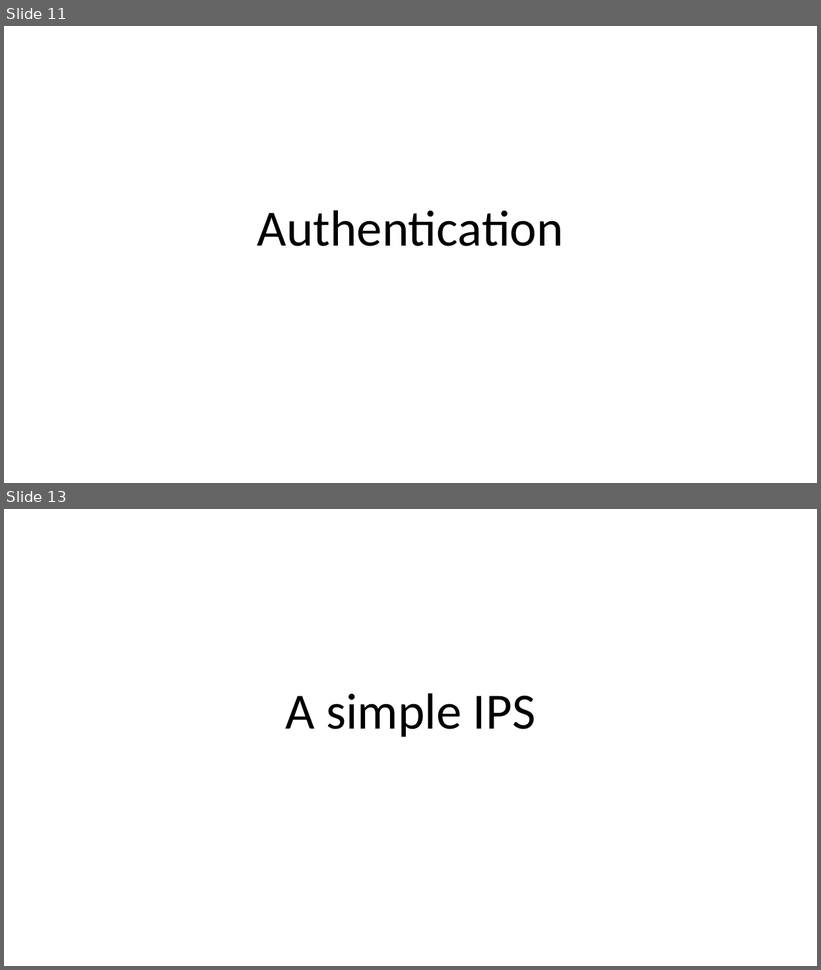
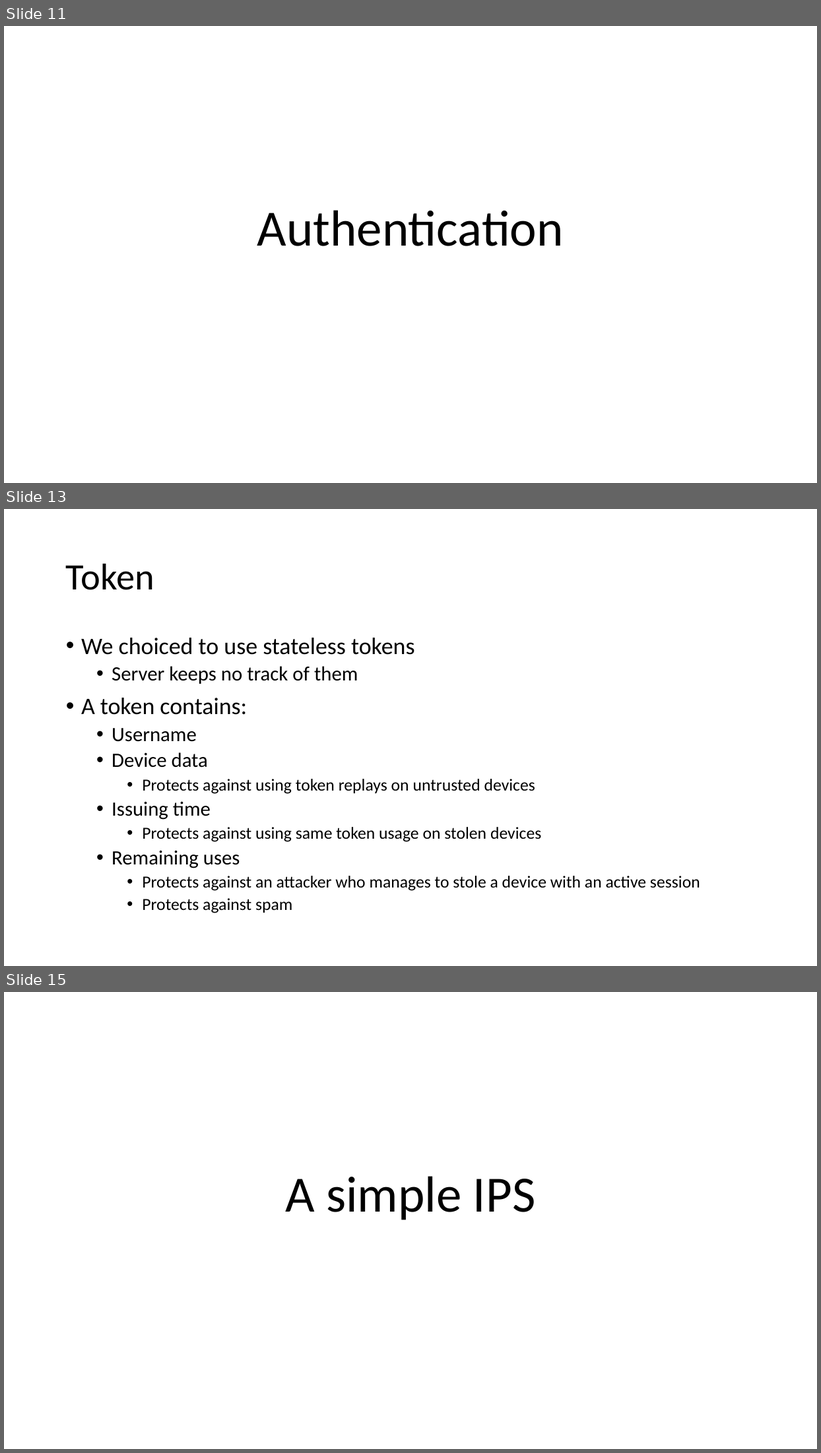
Before and after one commit to fparricelli/Encrypted-data-exchange-between-two-Arduino-boards-using-Symmetric-Encryption, a slide deck: Documentazione e cose così/Slide_concettuali_Luca.pptx. Shown one above the other, each under a label of ours: slides 11 and 13 before the commit, slides 11, 13 and 15 after it; the slides between them are not shown. The pictures are 821x970 and 821x1453 pixels, drawn with LibreOffice and Linux fonts; fonts in the diff are those of the drawing. Boxes give left, top, right and bottom in pixels: in the first picture for what was removed or moved away, otherwise in the second. Text is boxed around its words. In the diff, an @@ line names an element or a change of style, - is before the commit and + after.

```diff
--- a/Documentazione e cose così/Slide_concettuali_Luca.pptx
+++ b/Documentazione e cose così/Slide_concettuali_Luca.pptx
@@ slide 13 added at <box>4,509,817,966</box>, background #FFFFFF @@
@@ title added at <box>66,563,154,590</box>, 44 pt, text #000000 @@
+Token
@@ text added at <box>81,638,700,914</box>, 20 pt, text #000000 @@
+• We choiced to use stateless tokens
+  • Server keeps no track of them
+• A token contains:
+  • Username
+  • Device data
+    • Protects against using token replays on untrusted devices
+  • Issuing time
+    • Protects against using same token usage on stolen devices
+  • Remaining uses
+    • Protects against an attacker who manages to stole a device with an active session
+    • Protects against spam
@@ what was slide 13 is now slide 15 @@
```
Also in this commit, not shown: 2 slides changed, 2 other slides added, 1 slide removed, 5 other files.
